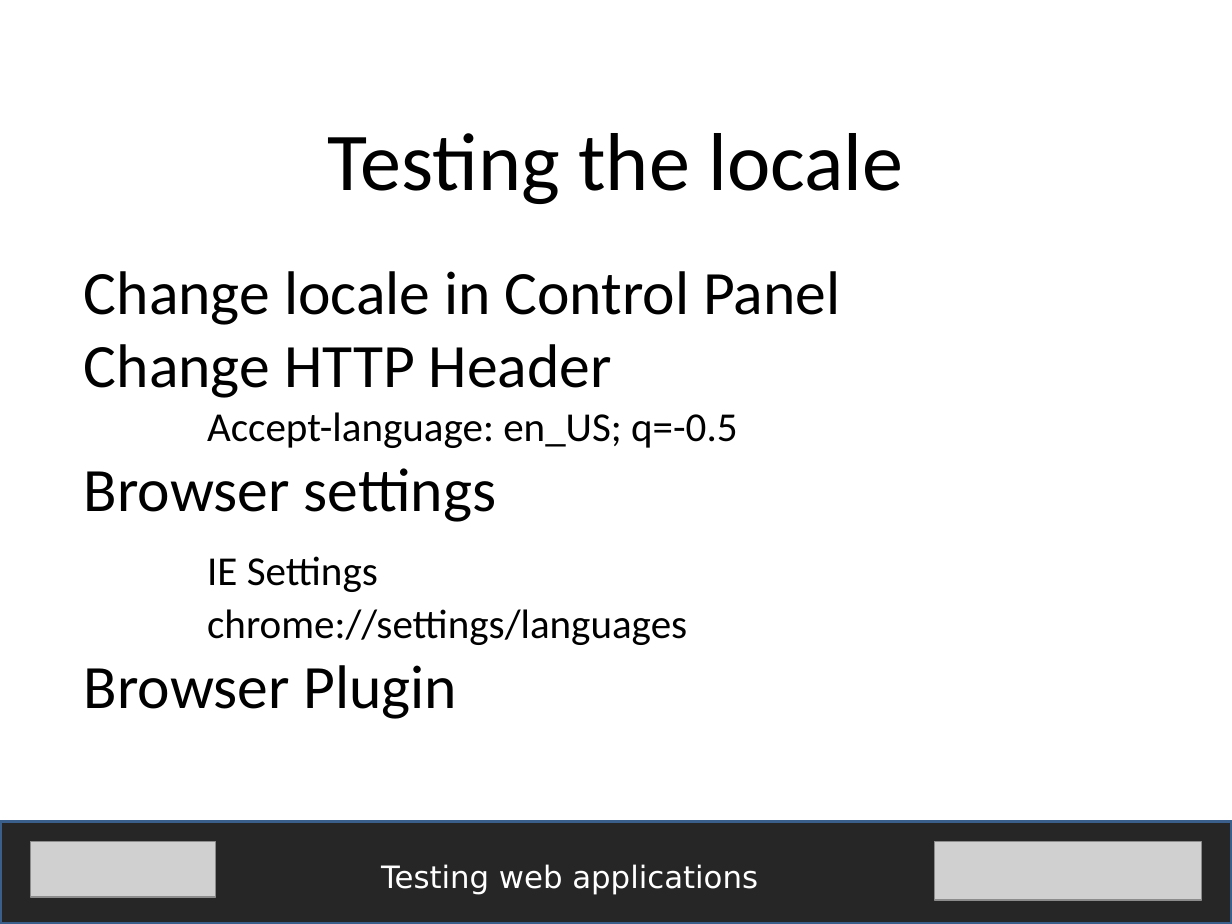
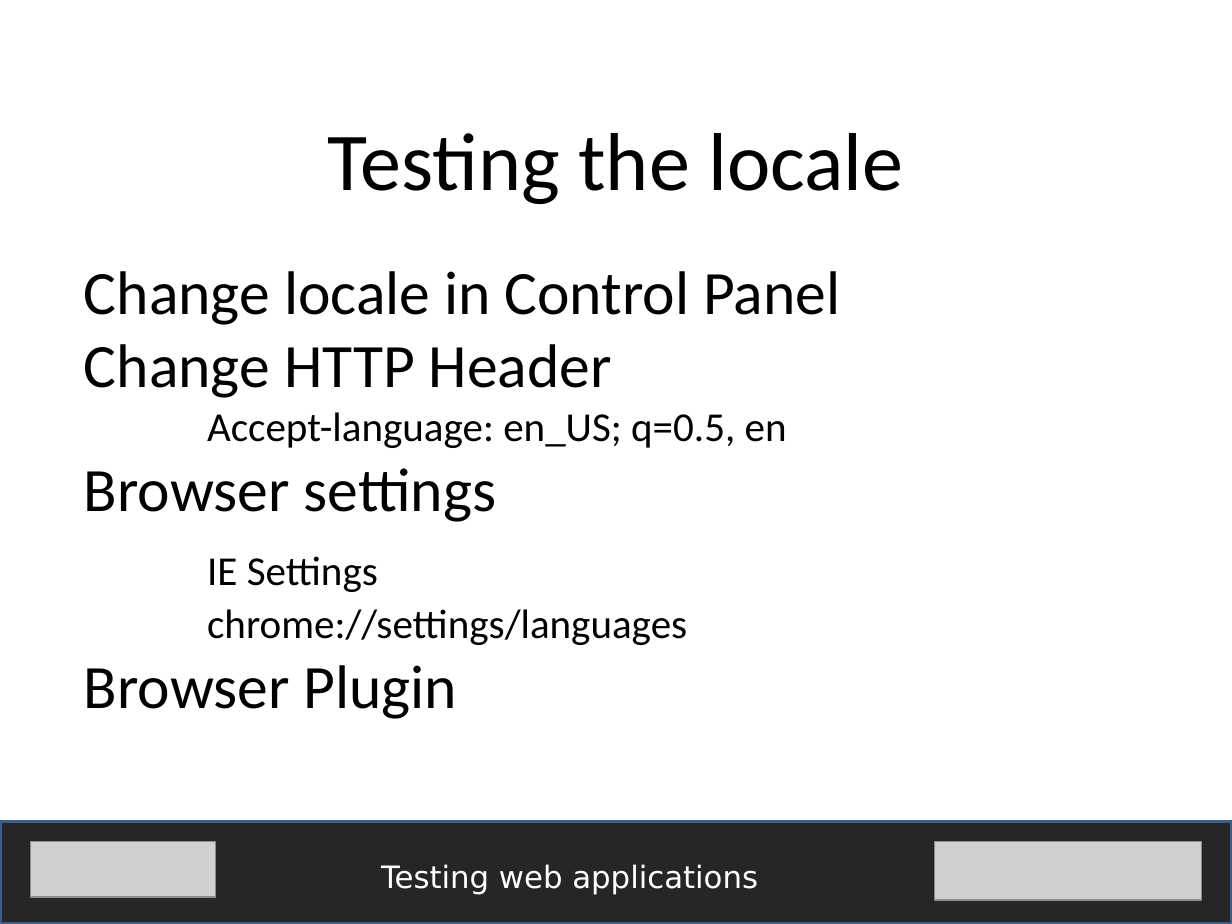
Before and after one commit to fijiaaron/testing-web-apps-and-services, a slide deck: slide 14 of presentations/Testing web apps.pptx. Drawn at 1232x924 pixels with LibreOffice and Linux fonts; fonts in the diff are those of the drawing; grey boxes stand for pictures. Boxes give left, top, right and bottom in pixels: in the first picture for what was removed or moved away, otherwise in the second. Text is boxed around its words. In the diff, an @@ line names an element or a change of style, - is before the commit and + after.

```diff
--- a/presentations/Testing web apps.pptx
+++ b/presentations/Testing web apps.pptx
@@ text at (x1=207, y1=412, x2=787, y2=448): text changed @@
-Accept-language: en_US; q=-0.5
+Accept-language: en_US; q=0.5, en
```
Also in this commit, not shown: 2 other slides changed, 2 slides added, 1 slide removed, 1 other file.
